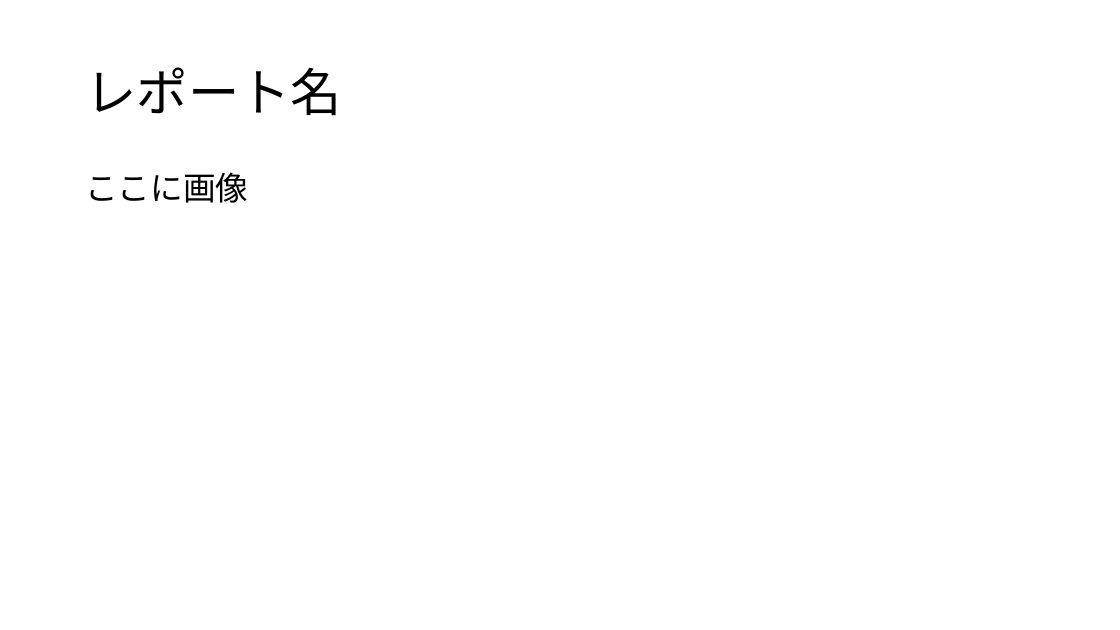
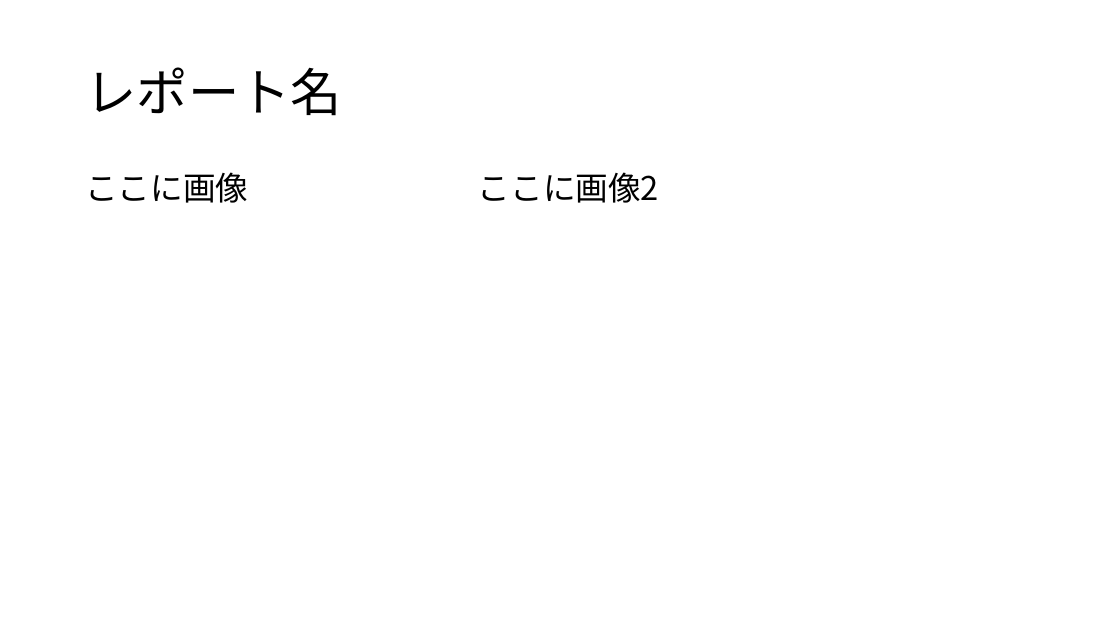
Before and after one commit to AyatakaEdenTaro/PythonReporting, a slide deck: slide 2 of PowerPoint/Origin/レポート.pptx. Drawn at 1120x630 pixels with LibreOffice and Linux fonts; fonts in the diff are those of the drawing. Boxes give left, top, right and bottom in pixels: in the first picture for what was removed or moved away, otherwise in the second. Text is boxed around its words. In the diff, an @@ line names an element or a change of style, - is before the commit and + after.

```diff
--- a/PowerPoint/Origin/レポート.pptx
+++ b/PowerPoint/Origin/レポート.pptx
@@ text added at (478, 172, 659, 203), 28 pt, text #000000 @@
+ここに画像2
```
Also in this commit, not shown: 6 other files.
